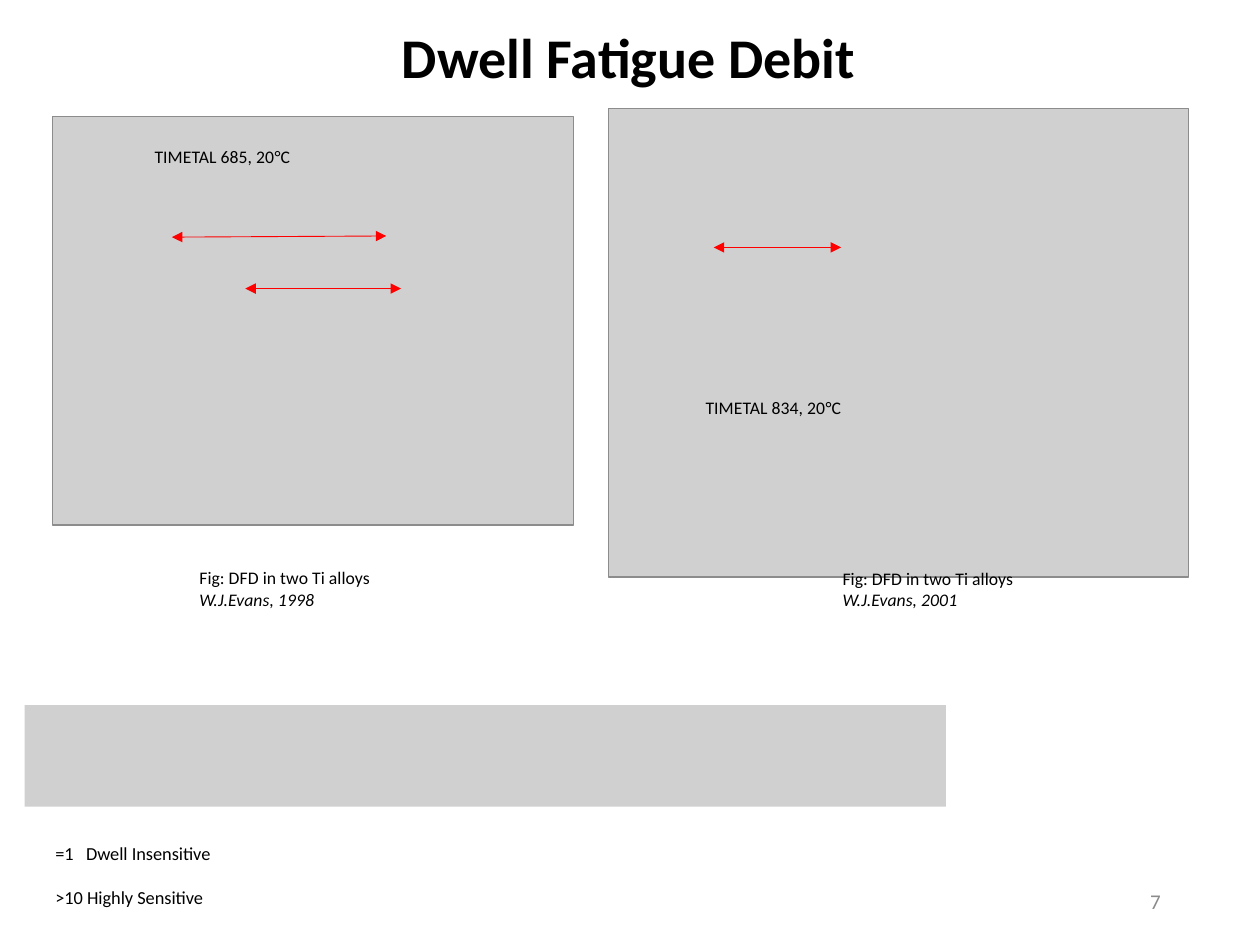
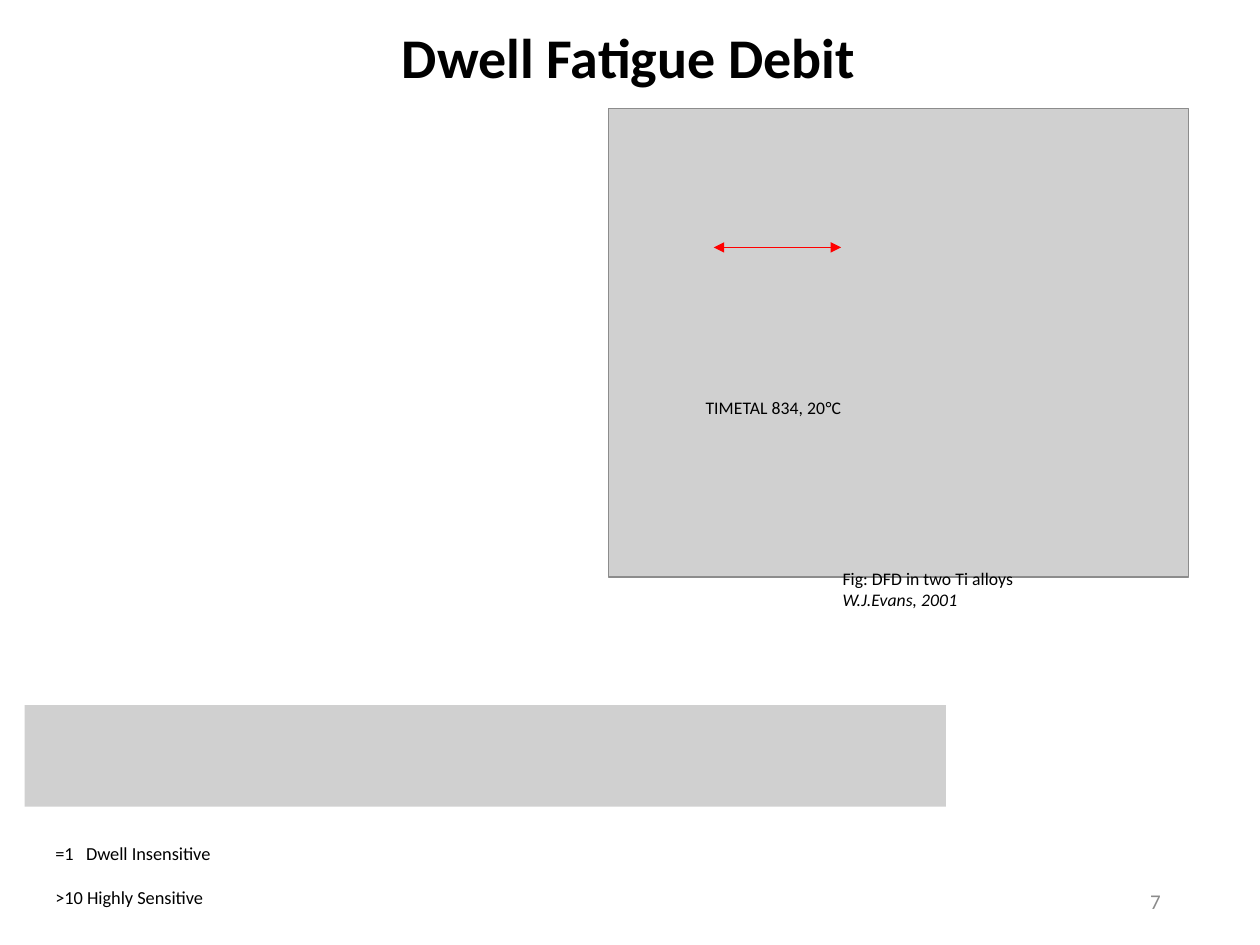
Before and after one commit to Sharanc25/Elements, a slide deck: slide 7 of Thesis/Comprehensive Exam/References/yazar.pptx. Drawn at 1260x945 pixels with LibreOffice and Linux fonts; fonts in the diff are those of the drawing; grey boxes stand for pictures; background and template pictures are left out. Boxes give left, top, right and bottom in pixels: in the first picture for what was removed or moved away, otherwise in the second. Text is boxed around its words. In the diff, an @@ line names an element or a change of style, - is before the commit and + after.

```diff
--- a/Thesis/Comprehensive Exam/References/yazar.pptx
+++ b/Thesis/Comprehensive Exam/References/yazar.pptx
@@ group removed at (53,116,575,524): 2 double arrows, 1 picture, 1 text @@
-TIMETAL 685, 20°C
@@ text removed at (199,571,370,608) @@
-Fig: DFD in two Ti alloys
-W.J.Evans, 1998
```
Also in this commit, not shown: 1 other slide changed.
